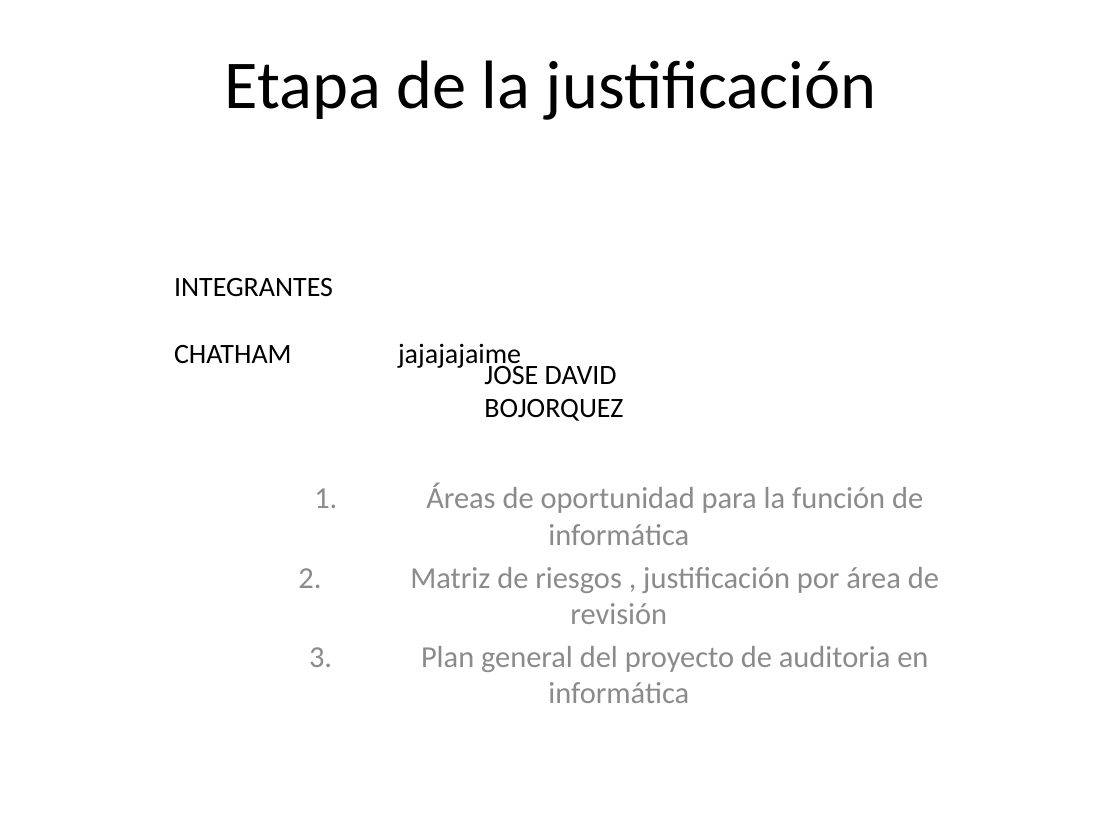
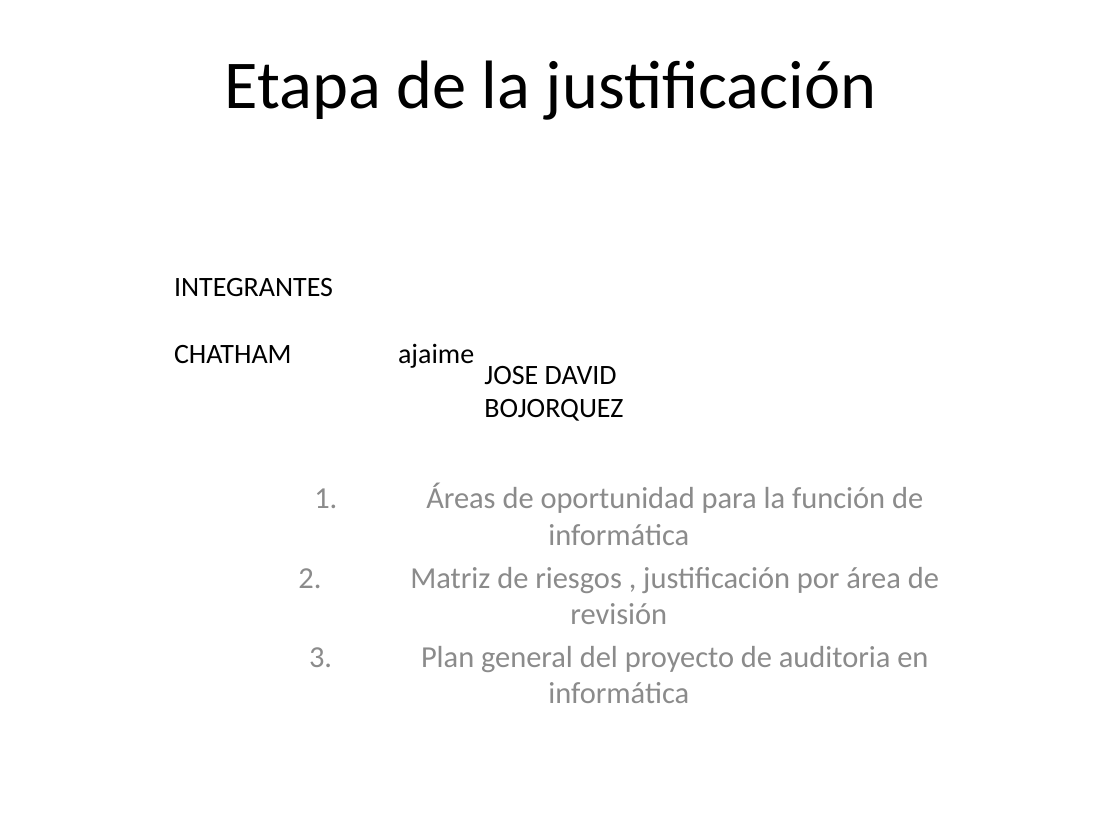
Before and after one commit to lc850/auditoria, a slide deck: slide 1 of 7 - Etapa de la justificación.pptx. Drawn at 1120x840 pixels with LibreOffice and Linux fonts; fonts in the diff are those of the drawing. Boxes give left, top, right and bottom in pixels: in the first picture for what was removed or moved away, otherwise in the second. Text is boxed around its words. In the diff, an @@ line names an element or a change of style, - is before the commit and + after.

```diff
--- a/7 - Etapa de la justificación.pptx
+++ b/7 - Etapa de la justificación.pptx
@@ text at [174, 343, 474, 368]: text changed @@
-CHATHAM jajajajaime
+CHATHAM ajaime
```
